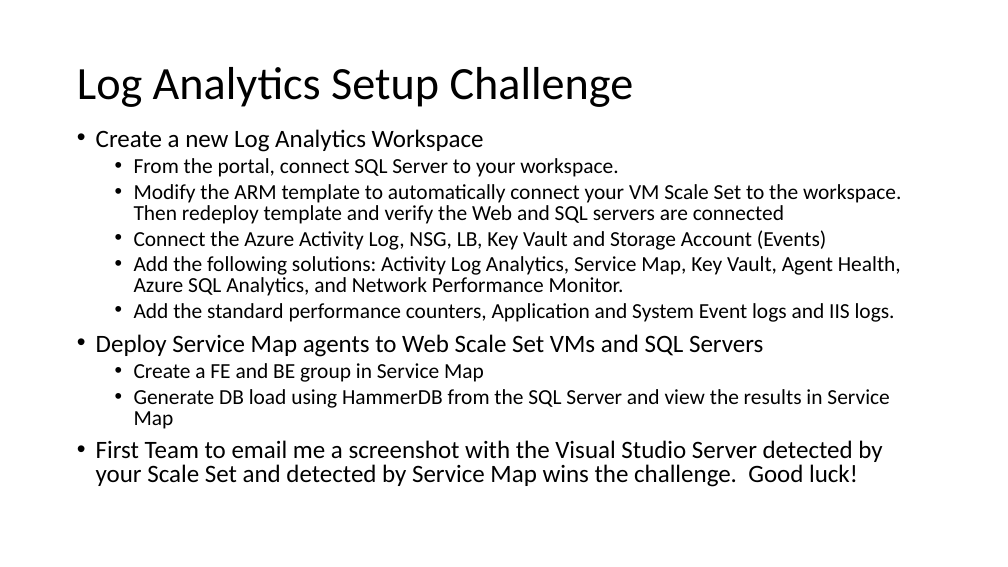
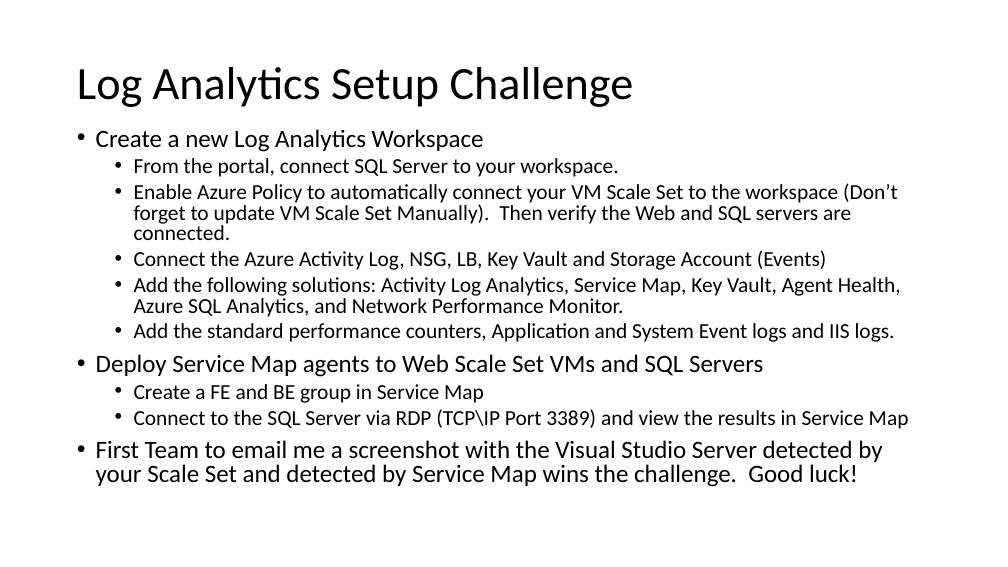
Before and after one commit to maxserg/AzureMonitoringWorkshop, a slide deck: slide 8 of Student/Guides/Challenges.pptx. Drawn at 1008x567 pixels with LibreOffice and Linux fonts; fonts in the diff are those of the drawing. Boxes give left, top, right and bottom in pixels: in the first picture for what was removed or moved away, otherwise in the second. Text is boxed around its words. In the diff, an @@ line names an element or a change of style, - is before the commit and + after.

```diff
--- a/Student/Guides/Challenges.pptx
+++ b/Student/Guides/Challenges.pptx
@@ text at (134, 183, 898, 240): text changed @@
-  • Modify the ARM template to automatically connect your VM Scale Set to the workspace. Then redeploy template and verify the Web and SQL servers are connected
+  • Enable Azure Policy to automatically connect your VM Scale Set to the workspace (Don’t forget to update VM Scale Set Manually). Then verify the Web and SQL servers are connected.
@@ text at (134, 409, 909, 429): text changed @@
-  • Generate DB load using HammerDB from the SQL Server and view the results in Service Map
+  • Connect to the SQL Server via RDP (TCP\IP Port 3389) and view the results in Service Map
```
Also in this commit, not shown: 1 other file.
